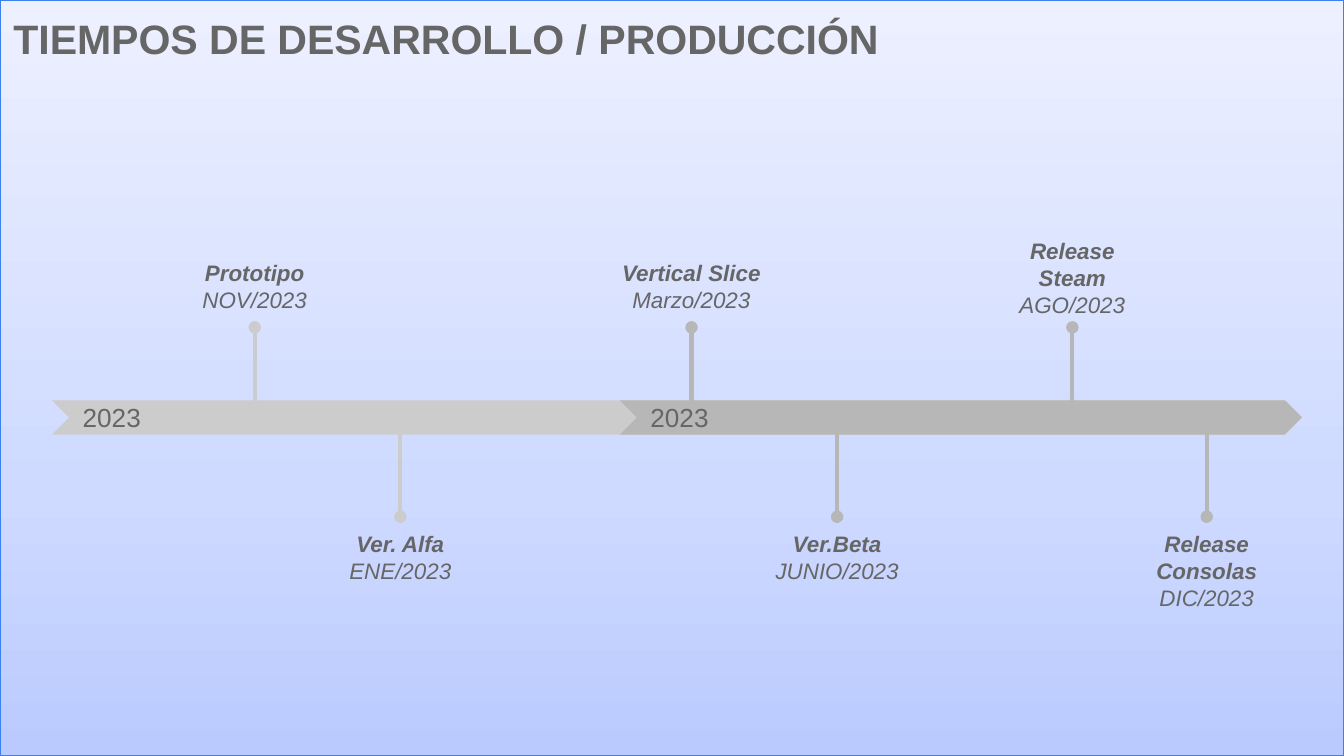
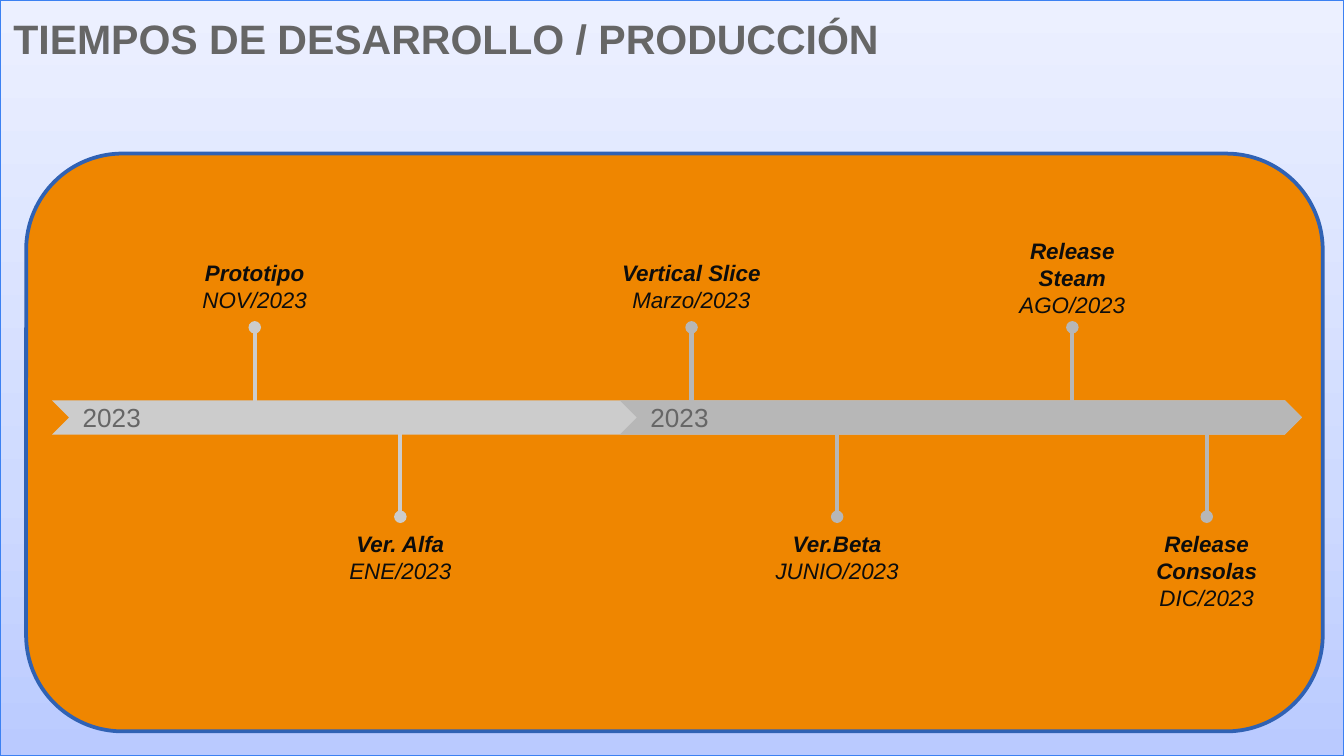
Before and after one commit to Marianoz1972/PICH, a slide deck: slide 14 of Pitch (Venta) [Template] PHOBIA.pptx (slide 13 before the commit). Drawn at 1344x756 pixels with LibreOffice and Linux fonts; fonts in the diff are those of the drawing. Boxes give left, top, right and bottom in pixels: in the first picture for what was removed or moved away, otherwise in the second. Text is boxed around its words. In the diff, an @@ line names an element or a change of style, - is before the commit and + after.

Commit message:
mod

```diff
--- a/Pitch (Venta) [Template] PHOBIA.pptx
+++ b/Pitch (Venta) [Template] PHOBIA.pptx
@@ rounded rectangle added at [26,153,1322,731], fill #EF8600, outline #3162B5 2 pt @@
@@ text colour #666666 to #0D0D0D in 6 elements at [202,264,306,309], [349,535,451,580], [776,536,899,580], [1156,535,1257,607], [622,264,760,309], [1019,242,1125,314] @@
```
Also in this commit, not shown: 11 other slides changed, 2 slides added, 1 slide removed.
